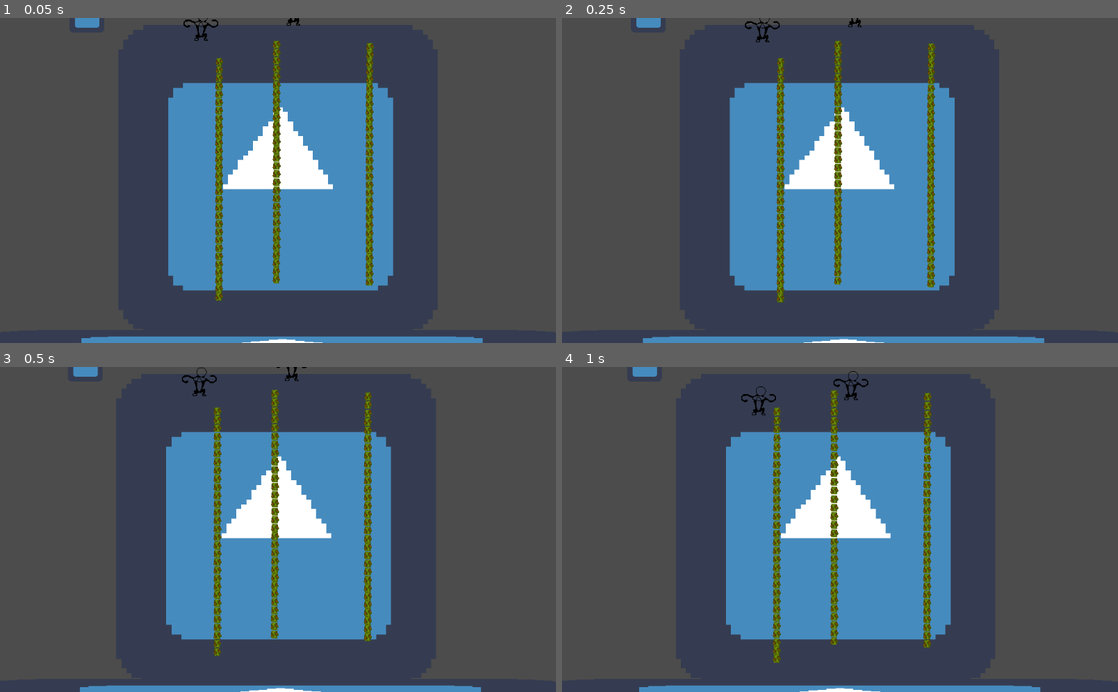
Above: before the commit, frames 1-4 (two rows, left to right).
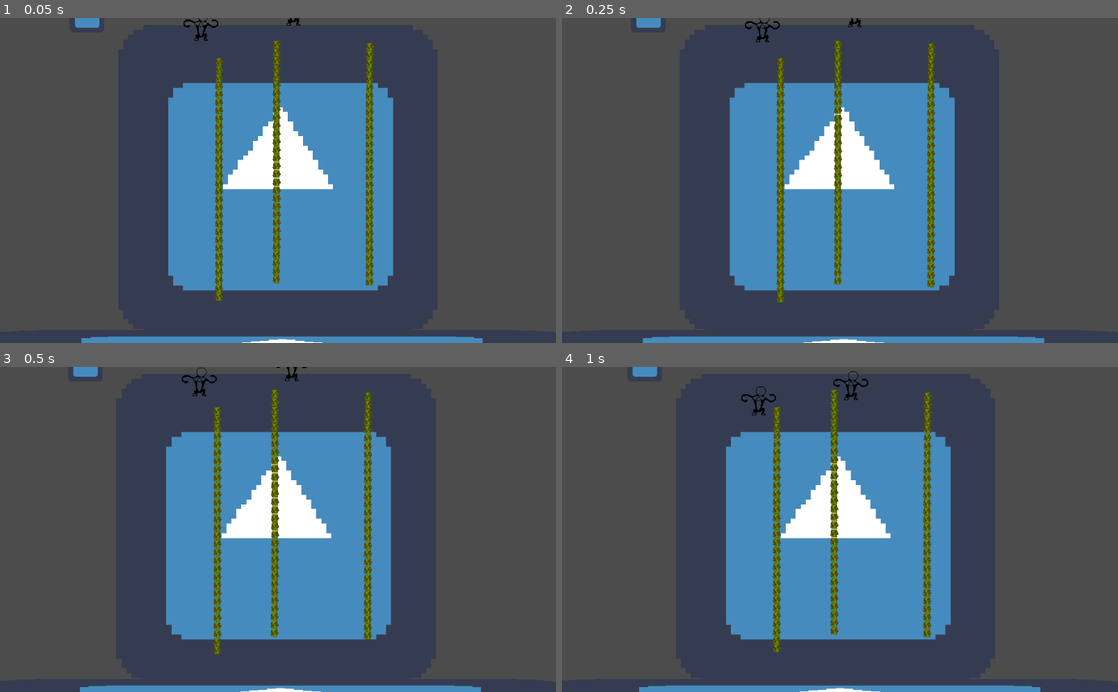
Above: after the commit, the same moments.

Repository: 2S-2-Semanas/gmtk2021
Game: Godot game, scene res://sandbox/SandboxScene.tscn
Two runs of this game, one before a commit and one after it. Both use one fixed random seed, a clock stepped at 60 frames per second and the inputs below. The engine's default icon, where the game draws it, is replaced by a stand-in: a white triangle on a blue panel in a dark square.
Inputs:
- Up to frame 1 (0.05 s): no input
- Up to frame 2 (0.25 s): no input
- Up to frame 3 (0.5 s): no input
- Up to frame 4 (1 s): hold Right (ui_right) from 0.53 s (still down); hold Space (grab) from 0.53 s (still down)

The runs differ from the first frame. In frame 1, less than 0.1% of the frame differs, in the area x 49-50%, y 9-10%; in frame 2, 0.4%; in frame 3, 1.9%; in frame 4, 2.1%, in the area x 37-67%, y 7-92%.

Commit message:
grab liana and monkey at same time

Diff:
--- a/liana/Liana.gd
+++ b/liana/Liana.gd
@@ -26,7 +26,7 @@
 		var joint = PinJoint2D.new()
 		joint.disable_collision = true
 		joint.bias = 1.0
-		joint.softness = 1.0
+		joint.softness = 0.4
 
 		joint.node_a = lastSegment.get_path()
 		joint.node_b = segment.get_path()
--- a/liana/lianaSegment/LianaSegment.tscn
+++ b/liana/lianaSegment/LianaSegment.tscn
@@ -10,7 +10,7 @@
 [node name="LianaSegment" type="RigidBody2D"]
 position = Vector2( -0.0306091, 14.9465 )
 collision_layer = 4
-collision_mask = 2
+collision_mask = 6
 can_sleep = false
 script = ExtResource( 2 )
 
--- a/monkey/Monkey.gd
+++ b/monkey/Monkey.gd
@@ -2,7 +2,7 @@
 
 class_name Monkey
 
-const IMPULSE := Vector2(100, 0)
+const IMPULSE := Vector2(700, 0)
 
 var _left_pin_joint: PinJoint2D
 var _right_pin_joint: PinJoint2D
@@ -51,7 +51,7 @@
 
 
 func _on_RightArmArea2D_body_entered(body):
-	if (_right_monkey != null or _liana_grabbed):
+	if (_right_monkey != null):
 		return
 
 	var monkey = body as Monkey
@@ -59,7 +59,7 @@
 		_grab_right_hand(body)
 		_right_monkey = monkey
 		event_bus.emit_signal('monkey_grabbed')
-	elif (Input.is_action_pressed("grab")):
+	elif (Input.is_action_pressed("grab") and !_liana_grabbed):
 		_grab_right_hand(body)
 		_liana_grabbed = true
 
@@ -76,7 +76,7 @@
 		_grab_left_hand(body)
 		_left_monkey = monkey
 		event_bus.emit_signal('monkey_grabbed')
-	elif (Input.is_action_pressed("grab")):
+	elif (Input.is_action_pressed("grab") and !_liana_grabbed):
 		_grab_left_hand(body)
 		_liana_grabbed = true
 
--- a/monkey/Monkey.tscn
+++ b/monkey/Monkey.tscn
@@ -25,6 +25,7 @@
 height = 33.3668
 
 [node name="Monkey" type="RigidBody2D"]
+mass = 6.0
 script = ExtResource( 2 )
 
 [node name="RightArmPosition2D" type="Position2D" parent="."]
